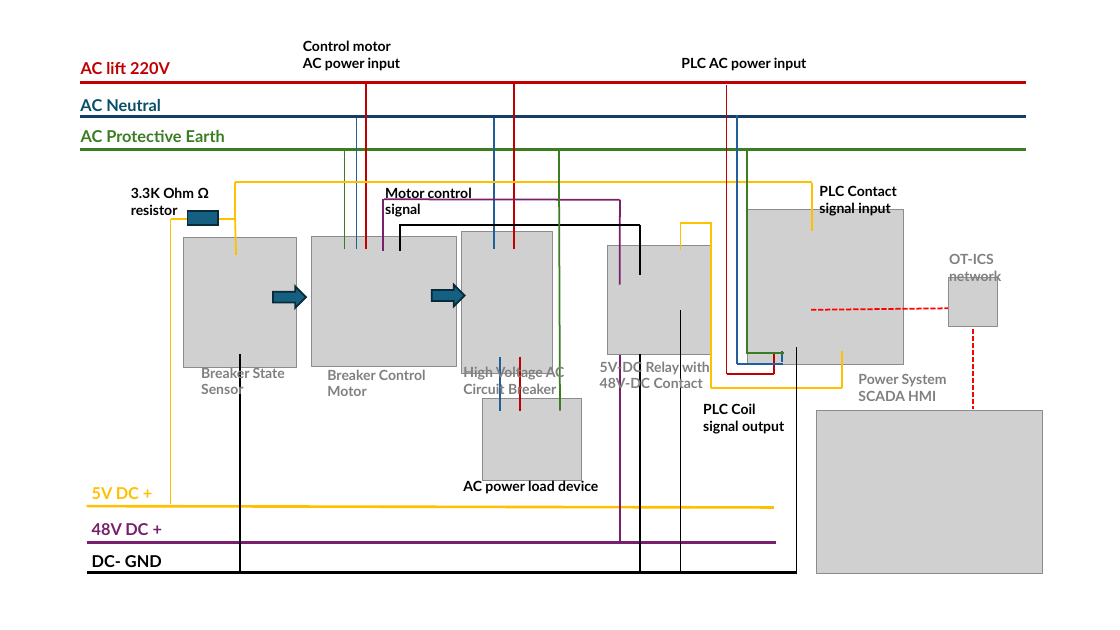
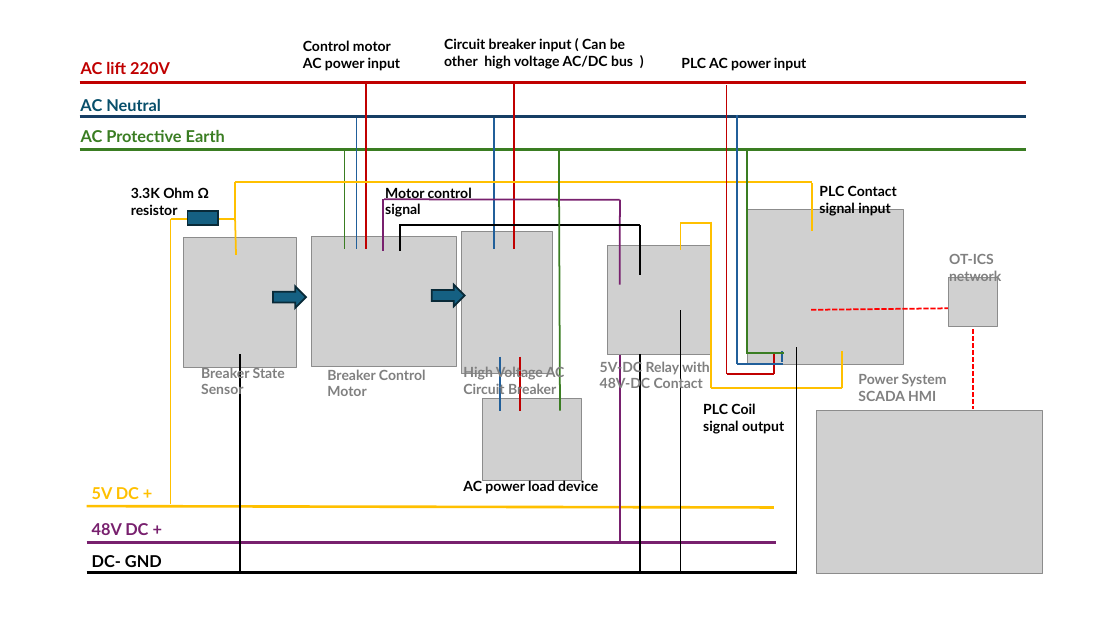
Before and after one commit to LiuYuancheng/IT_OT_IoT_Cyber_Security_Workshop, a slide deck: slide 2 of OT_System_Attack_Case_Study/Power_CircuitBreaker/img/designDoc.pptx. Drawn at 1120x630 pixels with LibreOffice and Linux fonts; fonts in the diff are those of the drawing; grey boxes stand for pictures. Boxes give left, top, right and bottom in pixels: in the first picture for what was removed or moved away, otherwise in the second. Text is boxed around its words. In the diff, an @@ line names an element or a change of style, - is before the commit and + after.

```diff
--- a/OT_System_Attack_Case_Study/Power_CircuitBreaker/img/designDoc.pptx
+++ b/OT_System_Attack_Case_Study/Power_CircuitBreaker/img/designDoc.pptx
@@ text added at [444,38,633,69], 12 pt, text #000000, bold @@
+Circuit breaker input ( Can be other high voltage AC/DC bus )
```
Also in this commit, not shown: 2 slides added, 4 other files.
